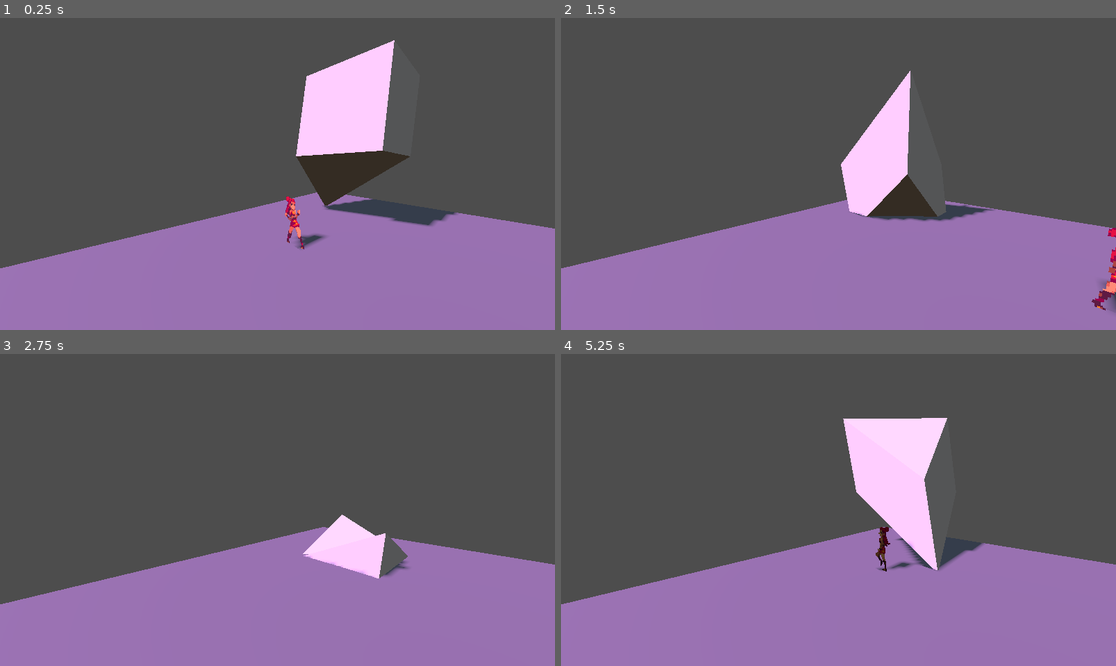
Above: before the commit, frames 1-4 (two rows, left to right).
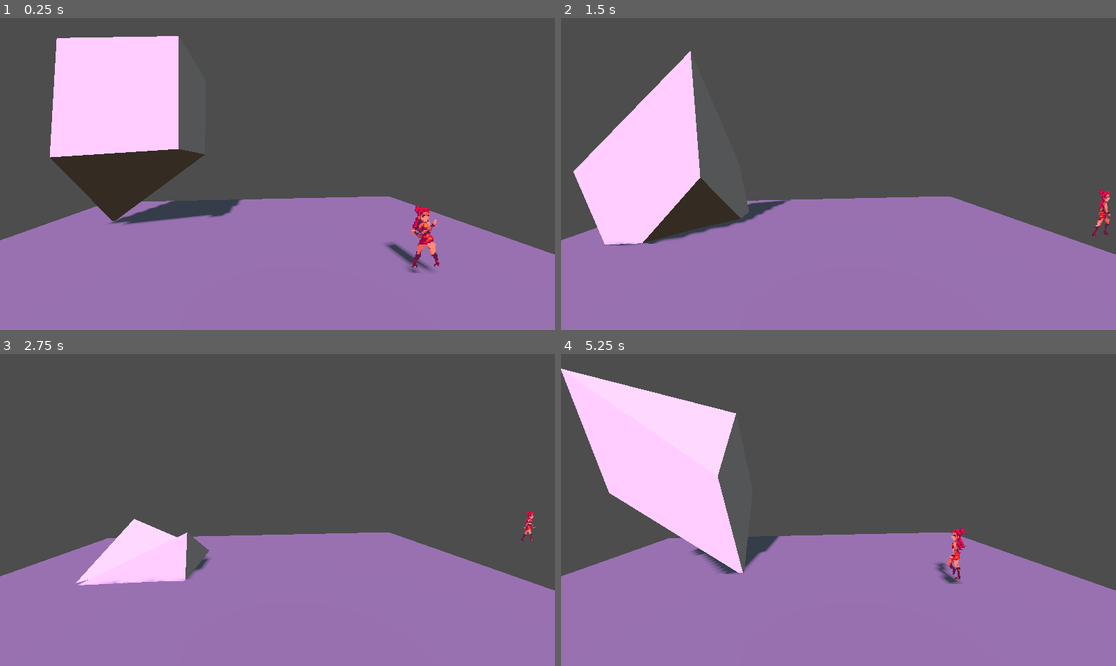
Above: after the commit, the same moments.

Repository: AkiraNim/Fighting-Game
Game: Godot game, scene res://Scenes/Main.tscn
Two runs of this game, one before a commit and one after it. Both use one fixed random seed, a clock stepped at 60 frames per second and the inputs below. The project has no main scene, so this scene is started directly.
Inputs:
- Up to frame 1 (0.25 s): no input
- Up to frame 2 (1.5 s): hold Right (move_right) 0.53-1.28 s; hold Up (move_back) from 1.28 s (still down)
- Up to frame 3 (2.75 s): release Up (move_back) at 2.03 s; hold Right (move_right) from 2.03 s (still down)
- Up to frame 4 (5.25 s): release Right (move_right) at 2.78 s; hold Down (move_forward) 2.78-3.53 s; hold Left (move_left) 3.53-5.03 s; hold Up (move_back) from 5.03 s (still down)

The runs differ from the first frame. In frame 1, 24% of the frame differs, in the area x 0-100%, y 5-82%; in frame 2, 17%; in frame 3, 8.6%; in frame 4, 22%.

Commit message:
feat: update

Diff:
--- a/Fighting Game/fighting-game/Scenes/Main.tscn
+++ b/Fighting Game/fighting-game/Scenes/Main.tscn
@@ -66,7 +66,8 @@
 script = ExtResource("2_kln2b")
 
 [node name="Player" parent="." instance=ExtResource("1_r150o")]
-transform = Transform3D(1, 0, 0, 0, 1, 0, 0, 0, 1, -1.1727893, 0.32044685, -0.034841597)
+transform = Transform3D(1, 0, 0, 0, 1, 0, 0, 0, 1, 1.2272223, 0.35206294, -0.034841597)
 
 [node name="Camera3D" type="Camera3D" parent="."]
-transform = Transform3D(0.69627625, -0.07962357, 0.71334386, -4.329966e-09, 0.9938282, 0.11093123, -0.717774, -0.07723876, 0.69197875, 0, 0.8803401, 1.3470645)
+transform = Transform3D(0.99532235, 0.010717113, -0.096013844, 6.975256e-10, 0.99382806, 0.11093123, 0.09661025, -0.11041236, 0.98917913, 0, 0.8803401, 1.3470645)
+fov = 71.20773
--- a/Fighting Game/fighting-game/Scenes/Player/player.tscn
+++ b/Fighting Game/fighting-game/Scenes/Player/player.tscn
@@ -134,6 +134,7 @@
 
 [node name="PlayerSprite" type="AnimatedSprite3D" parent="."]
 shaded = true
+double_sided = false
 alpha_cut = 2
 texture_filter = 2
 sprite_frames = SubResource("SpriteFrames_bmxlf")
